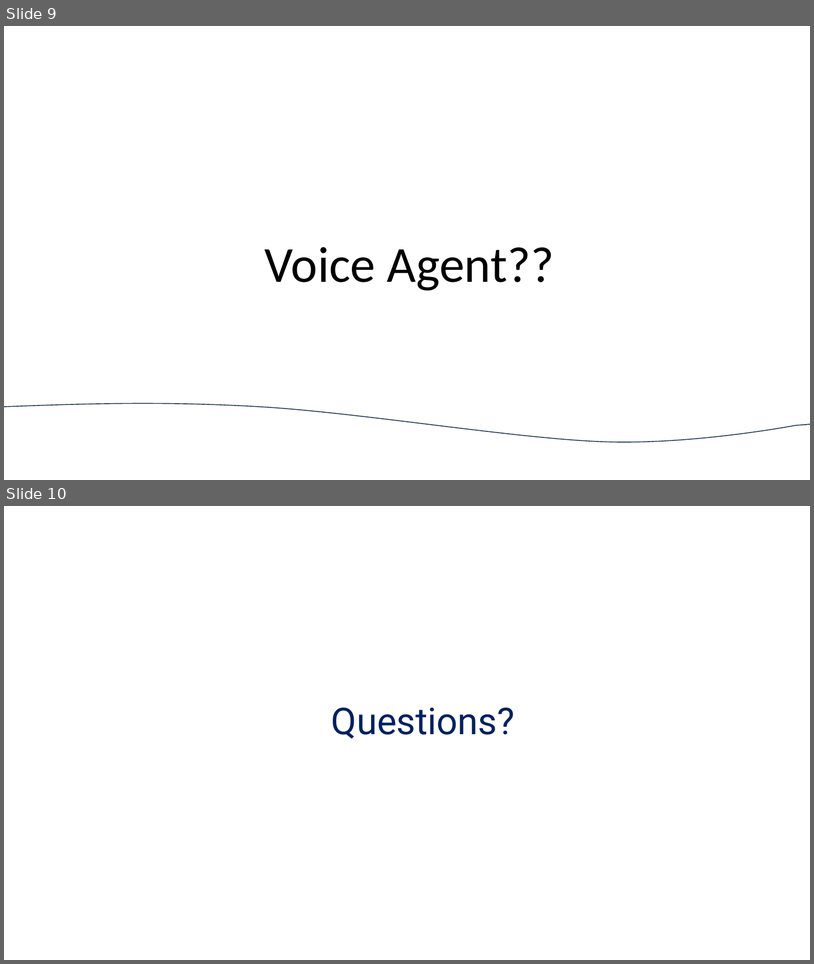
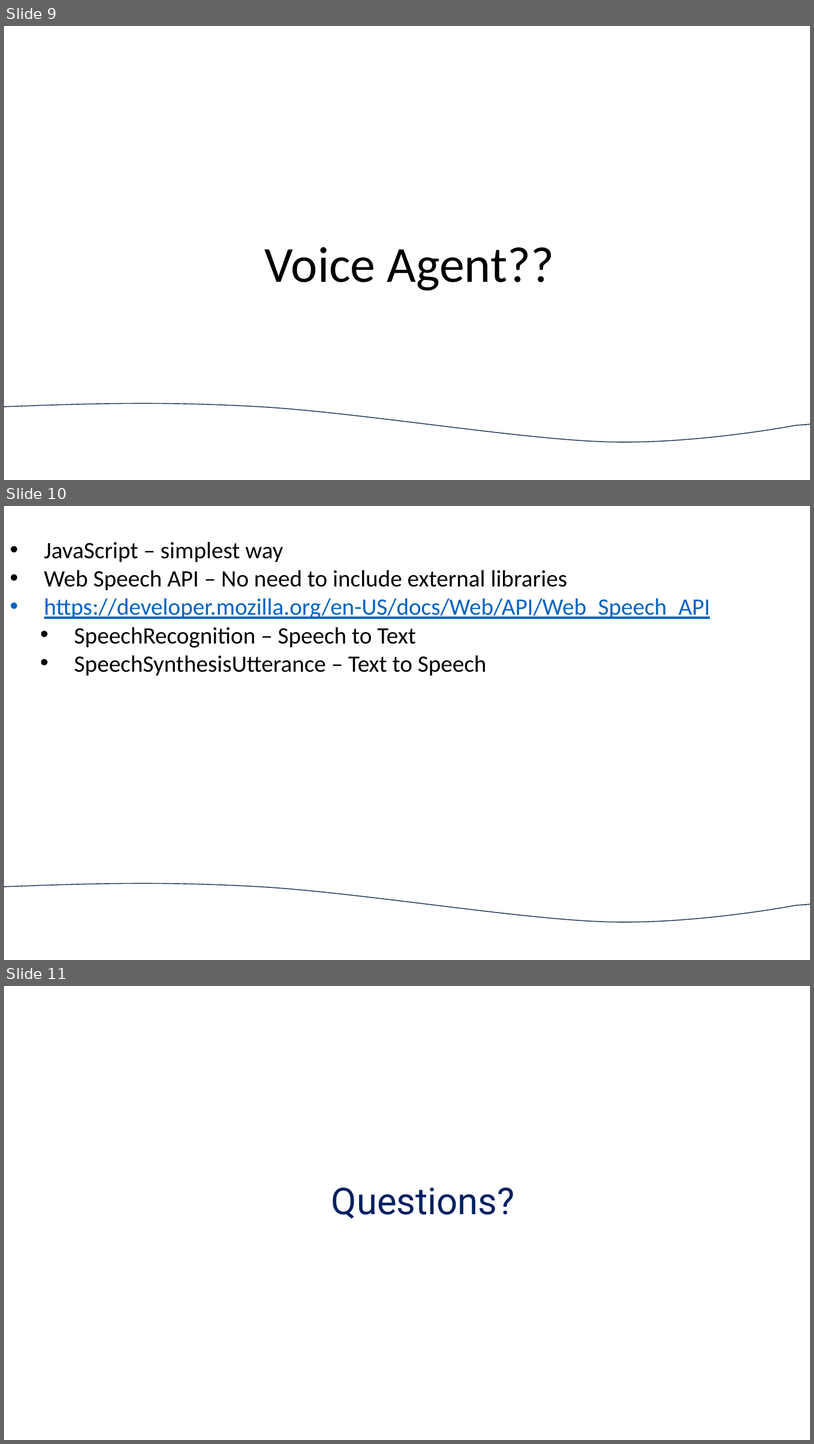
Before and after one commit to knittingguy/JARVIS, a slide deck: jarvis.pptx. Shown one above the other, each under a label of ours: slides 9 and 10 before the commit, slides 9, 10 and 11 after it. The pictures are 814x964 and 814x1444 pixels, drawn with LibreOffice and Linux fonts; fonts in the diff are those of the drawing; background and template pictures are left out. Boxes give left, top, right and bottom in pixels: in the first picture for what was removed or moved away, otherwise in the second. Text is boxed around its words. In the diff, an @@ line names an element or a change of style, - is before the commit and + after.

Commit message:
agent and speech related files

```diff
--- a/jarvis.pptx
+++ b/jarvis.pptx
@@ slide 10 added at bbox=[4, 506, 810, 960], background picture (left out) @@
@@ text added at bbox=[44, 541, 711, 676], 28 pt, text #000000 @@
+• JavaScript – simplest way
+• Web Speech API – No need to include external libraries
+• https://developer.mozilla.org/en-US/docs/Web/API/Web_Speech_API
+  • SpeechRecognition – Speech to Text
+  • SpeechSynthesisUtterance – Text to Speech
@@ freeform shape added at bbox=[4, 883, 810, 922], outline #1E3256 1 pt @@
@@ what was slide 10 is now slide 11 @@
```
Also in this commit, not shown: 2 slides changed, 2 other files.
